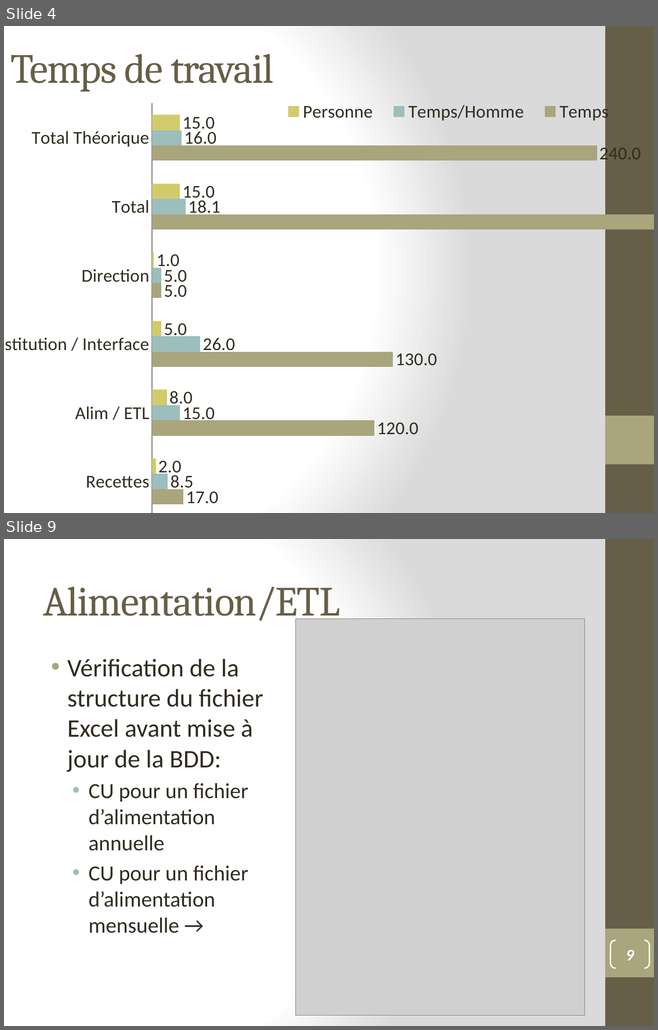
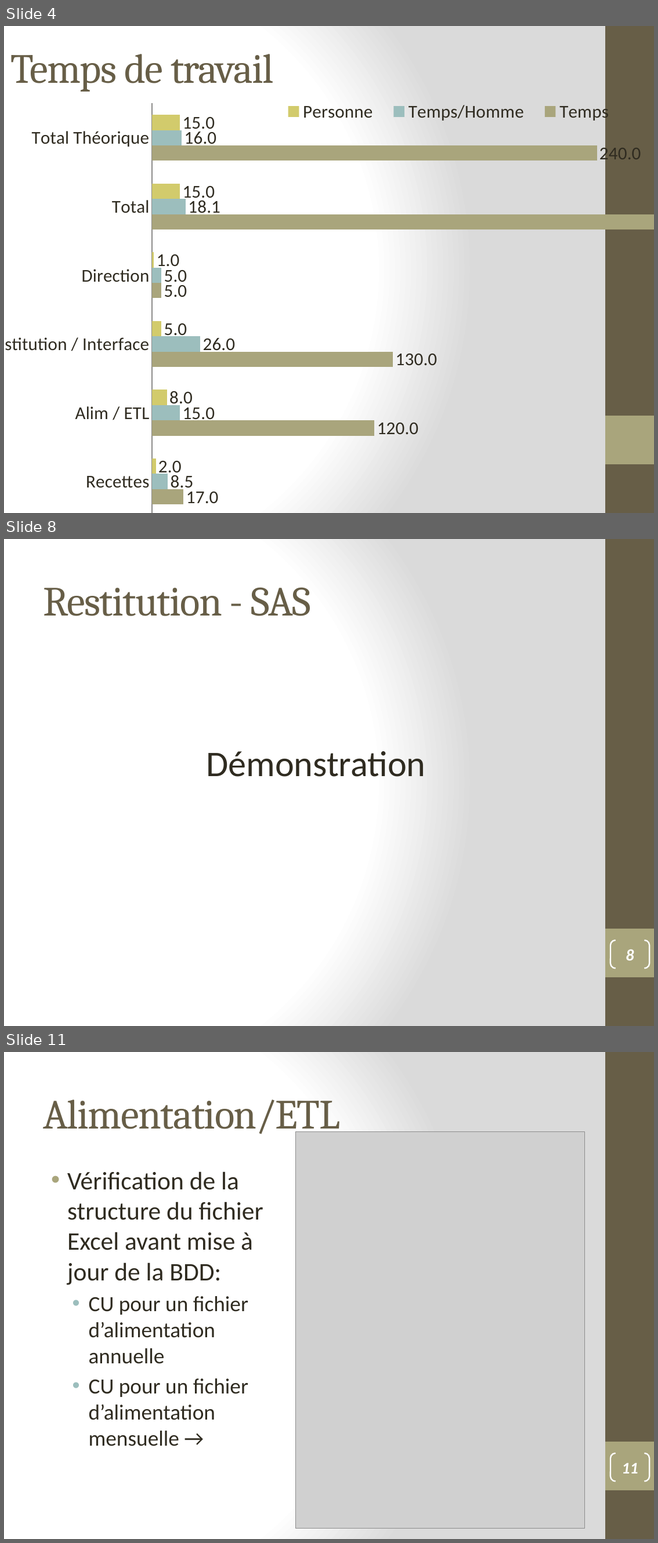
Before and after one commit to lobtec/dartiesgroupe2, a slide deck: PROJET/Presentation/PRE_26-01-11.pptx. Shown one above the other, each under a label of ours: slides 4 and 9 before the commit, slides 4, 8 and 11 after it; the slides between them are not shown. The pictures are 658x1030 and 658x1543 pixels, drawn with LibreOffice and Linux fonts; fonts in the diff are those of the drawing; grey boxes stand for pictures. Boxes give left, top, right and bottom in pixels: in the first picture for what was removed or moved away, otherwise in the second. Text is boxed around its words. In the diff, an @@ line names an element or a change of style, - is before the commit and + after.

```diff
--- a/PROJET/Presentation/PRE_26-01-11.pptx
+++ b/PROJET/Presentation/PRE_26-01-11.pptx
@@ slide 8 added at [4,539,654,1026], background gradient #FFFFFF to #DADADA; not listed: 2 template elements that a slide beside it also shows @@
@@ title added at [43,587,311,616], 46 pt, text #675E47 @@
+Restitution - SAS
@@ text added at [206,751,425,777], 40 pt, text #2F2B20 @@
+Démonstration
@@ page number added at [610,940,649,968], outline #FFFFFF 1.5 pt, 18 pt, text #FFFFFF @@
+8
@@ what was slide 9 is now slide 11 @@
@@ page number at [621,1463,637,1474]: text changed @@
-9
+11
```
Also in this commit, not shown: 4 slides changed, 2 other slides added, 1 slide removed.
